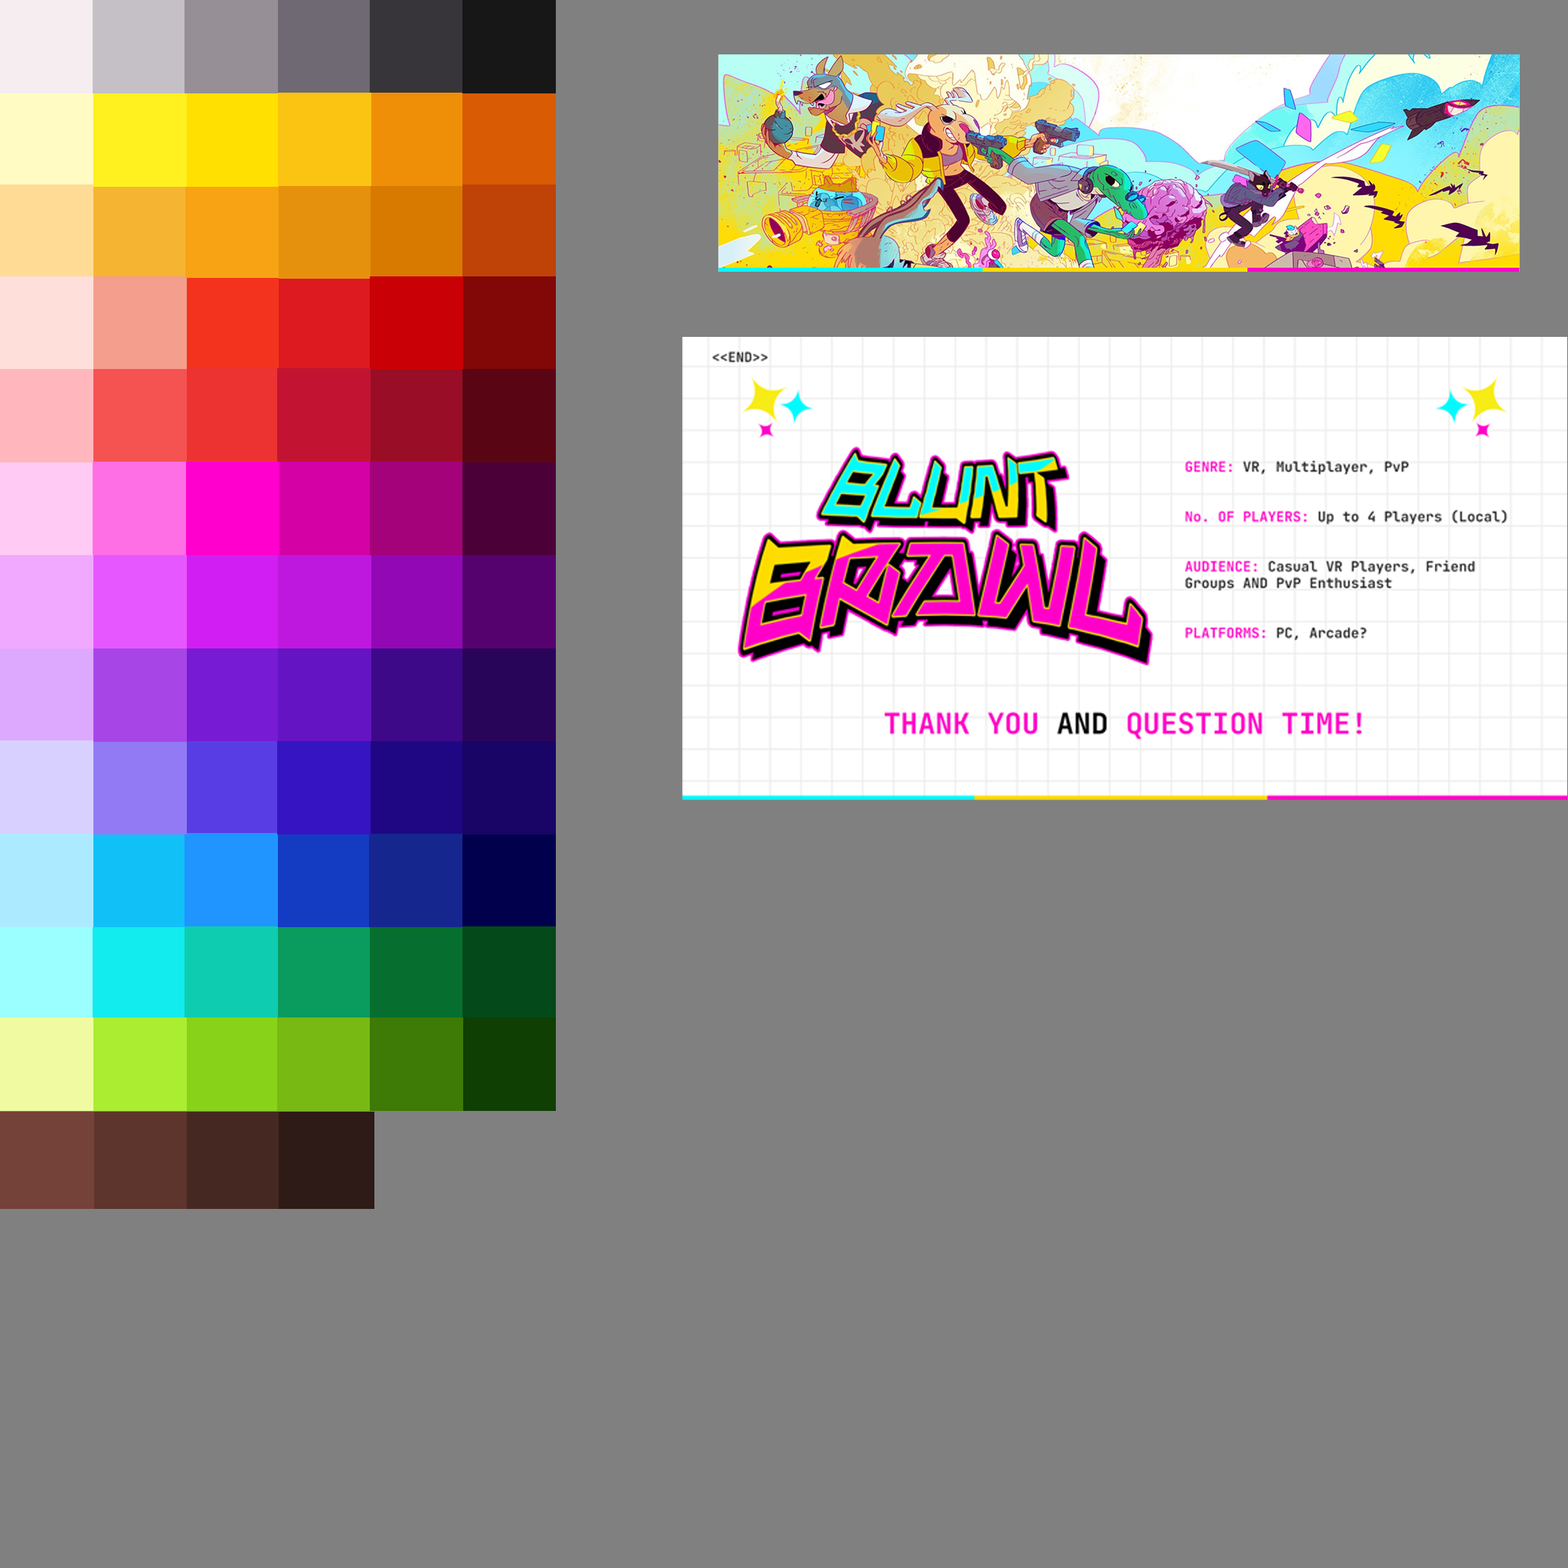
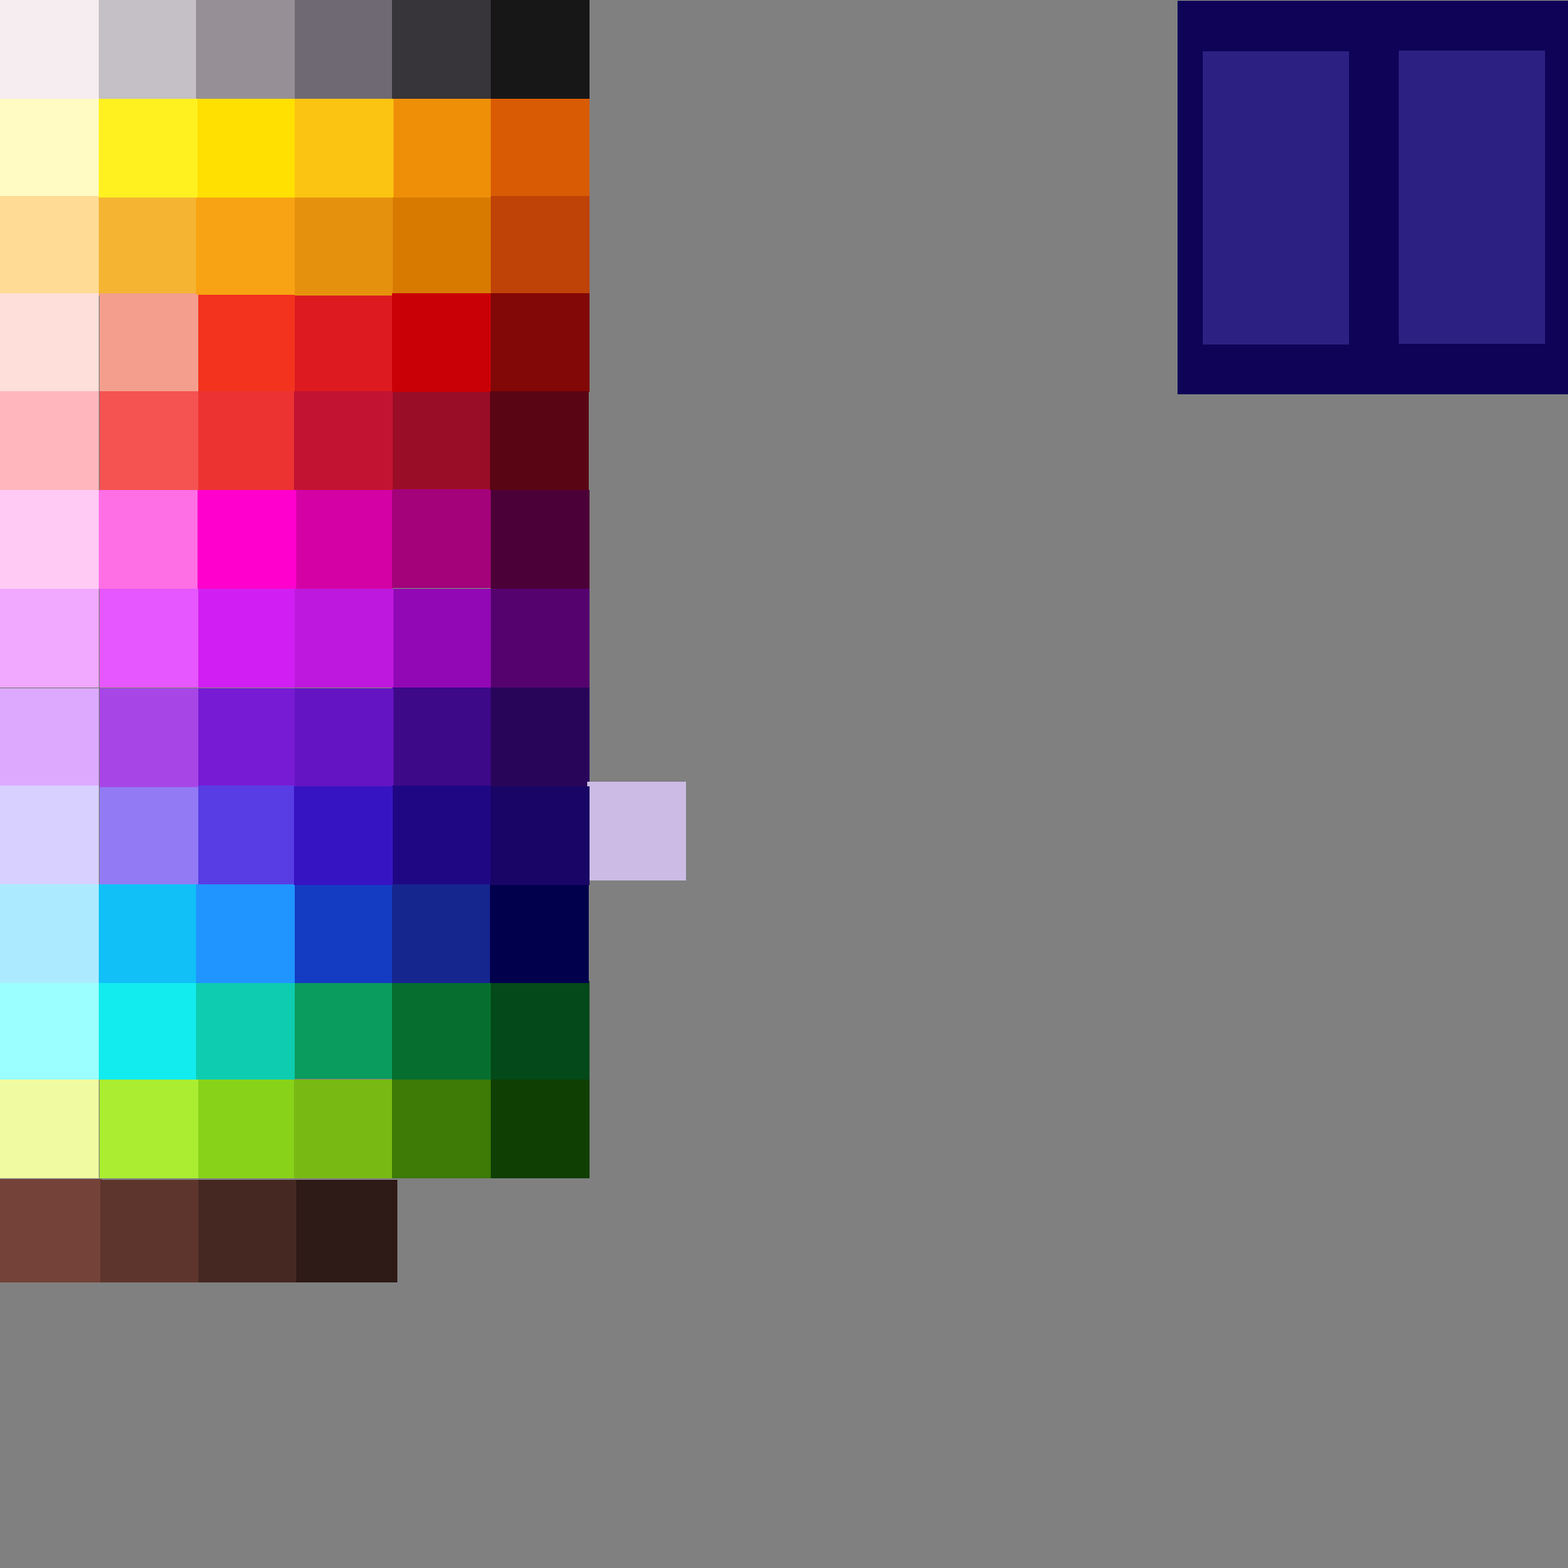
Revision of a layered 1568 × 1568 image; what changed, layer by layer:
painted on "Calque 6 copie 2" over <box>278,1111,398,1283</box>
painted on "Calque 6 copie" over <box>186,1111,300,1283</box>
painted on "Calque 6" over <box>94,1111,202,1283</box>
removed layer "Calque 2" from group "Groupe 1" over <box>682,336,1568,801</box>
removed layer "Calque 1" from group "Groupe 1" over <box>718,54,1520,272</box>
painted on "Rectangle 1" (9th of 77, in "Groupe 1" › "Groupe 2") over <box>369,1017,491,1179</box>
painted on "Rectangle 1" (10th of 77, in "Groupe 1" › "Groupe 2") over <box>462,741,590,886</box>
painted on "Rectangle 1" (12th of 77, in "Groupe 1" › "Groupe 2") over <box>277,1017,393,1179</box>
painted on "Rectangle 1" (16th of 77, in "Groupe 1" › "Groupe 2") over <box>462,833,589,984</box>
painted on "Rectangle 1" (17th of 77, in "Groupe 1" › "Groupe 2") over <box>369,833,491,984</box>
painted on "Rectangle 1" (18th of 77, in "Groupe 1" › "Groupe 2") over <box>185,1017,295,1179</box>
painted on "Rectangle 1" (24th of 77, in "Groupe 1" › "Groupe 2") over <box>462,1017,590,1179</box>
painted on "Rectangle 1" (26th of 77, in "Groupe 1" › "Groupe 2") over <box>277,833,394,984</box>
painted on "Rectangle 1" (27th of 77, in "Groupe 1" › "Groupe 2") over <box>462,648,590,787</box>
painted on "Rectangle 1" (48th of 77, in "Groupe 1" › "Groupe 2") over <box>462,924,590,1080</box>
painted on "Rectangle 1" (49th of 77, in "Groupe 1" › "Groupe 2") over <box>369,924,491,1080</box>
painted on "Rectangle 1" (50th of 77, in "Groupe 1" › "Groupe 2") over <box>277,924,393,1079</box>
added layer "Rectangle 1" (61st of 77, in "Groupe 1" › "Groupe 2") in group "Groupe 2" over <box>1398,50,1546,344</box>
added layer "Rectangle 1" (62nd of 77, in "Groupe 1" › "Groupe 2") in group "Groupe 2" over <box>1202,51,1350,345</box>
added layer "Rectangle 1" (63rd of 77, in "Groupe 1" › "Groupe 2") in group "Groupe 2" over <box>1177,0,1568,395</box>
…and 44 more changes (44 painted)